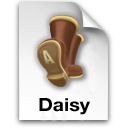
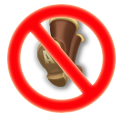
Revision of a layered 128px x 128px image; what changed, layer by layer:
hid "Daisy" over (39, 98, 90, 115)
added layer "Vorm 2" above "laars" over (7, 4, 116, 113)
hid "vel" over (12, 0, 115, 127)
